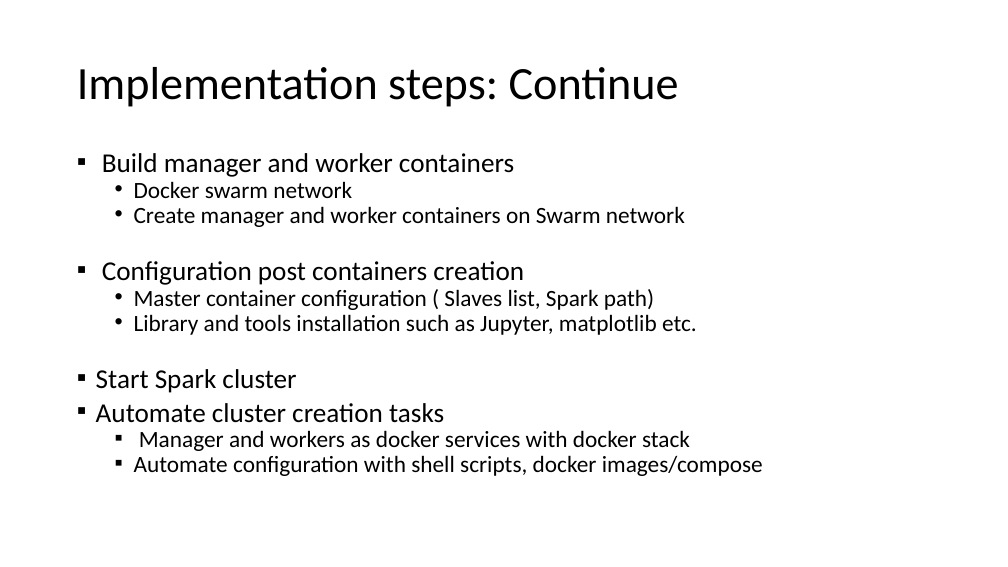
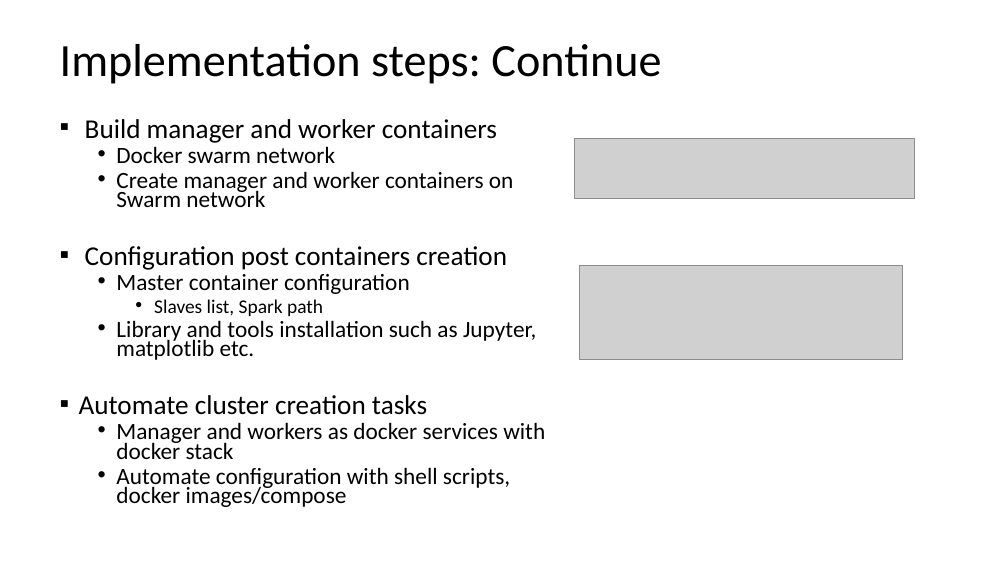
Before and after one commit to gprasad09/Apache-Spark-Cluster-Project, a slide deck: slide 10 of misc/ProjectReports-In progress/TermProject.pptx (slide 9 before the commit). Drawn at 1008x567 pixels with LibreOffice and Linux fonts; fonts in the diff are those of the drawing; grey boxes stand for pictures. Boxes give left, top, right and bottom in pixels: in the first picture for what was removed or moved away, otherwise in the second. Text is boxed around its words. In the diff, an @@ line names an element or a change of style, - is before the commit and + after.

```diff
--- a/misc/ProjectReports-In progress/TermProject.pptx
+++ b/misc/ProjectReports-In progress/TermProject.pptx
@@ title "Implementation steps: Continue": place and size @@
-title "Implementation steps: Continue" at (77,67,679,107)
+title "Implementation steps: Continue" at (60,44,661,84)
@@ text "Build manager and worker containers": place and size @@
-text "Build manager and worker containers" at (96,153,763,476)
+text "Build manager and worker containers" at (79,119,545,507)
@@ picture added at (575,139,914,199) @@
@@ picture added at (579,265,903,360) @@
@@ text at (116,274,410,316): text changed @@
-  • Master container configuration ( Slaves list, Spark path)
+  • Master container configuration
+    • Slaves list, Spark path
@@ text at (96,369,296,393): paragraph removed @@
-▪ Start Spark cluster
@@ text at (116,422,545,507): bullet ▪ to • @@
```
Also in this commit, not shown: 5 other slides changed, 3 slides added, 2 slides removed, 1 other file.
